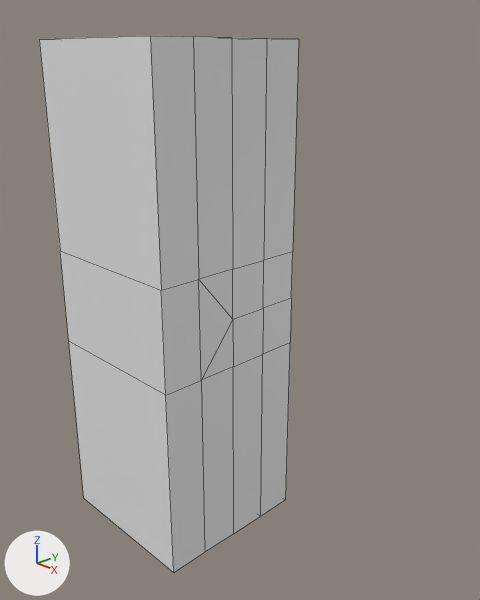
Renders of the Blender file structure-base/structure-base.blend from each side of a commit.
Rendered twice from a camera (50 mm lens) standing at (3.07, -2.44, 2.92) and looking at (-0.06, 0.6, 1.32). Every picture has the same lights, and +X, +Y and +Z are marked at lower left. Mesh edges are drawn as thin lines.

The first picture shows '立方体.001'.
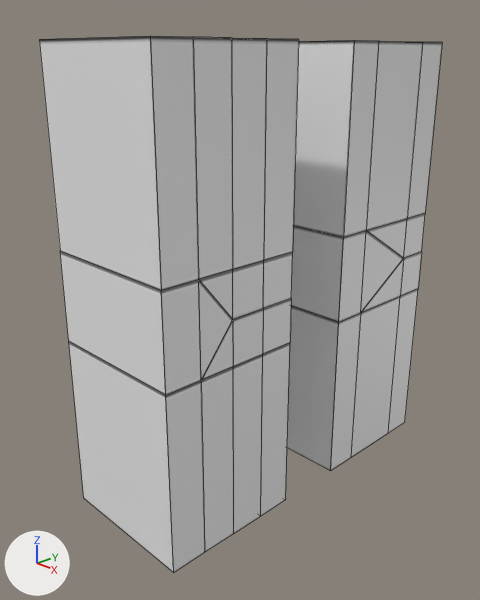
Location of each change, [x1, y1, x2, y2] in pixels of the pictures (480 x 600 px):
'立方体.001', recoloured, surface changed
    both: [40, 36, 299, 573]
'standard02', added
    after: [287, 40, 442, 471]

The change in detail:
Picture 'standard01.png' (img_standard01_png) is new.
Picture 'standard02.png' (img_standard02_png) is new.
Material 'standard01.png' (mat_standard01_png) is new.
Its texture is img_standard01_png.
Material 'standard02.png' (mat_standard02_png) is new.
Its texture is img_standard02_png.
me_立方体_001 has 46 vertices, 47 faces and spans x -1.0..1.0, y -1.0..1.0, z -1.0..1.0.
me_立方体_001 is used by ob_立方体_001; location (0.0, 0.0, 1.5); scale (0.5, 0.5, 1.5).
me_立方体_001 part 1: texture (UV) coordinates changed.
me_立方体_001 now uses material mat_standard01_png (picture img_standard01_png).
Mesh me_立方体_000 is new.
It has 36 vertices, 37 faces and spans x -1.0..1.0, y -1.0..1.0, z -1.0..1.0.
It uses material mat_standard02_png (picture img_standard02_png).
Object 'standard02' (ob_standard02) is new; it shows me_立方体_000.
Its location is (0.0, 1.5, 1.5).
Its scale is (0.5, 0.5, 1.5).
